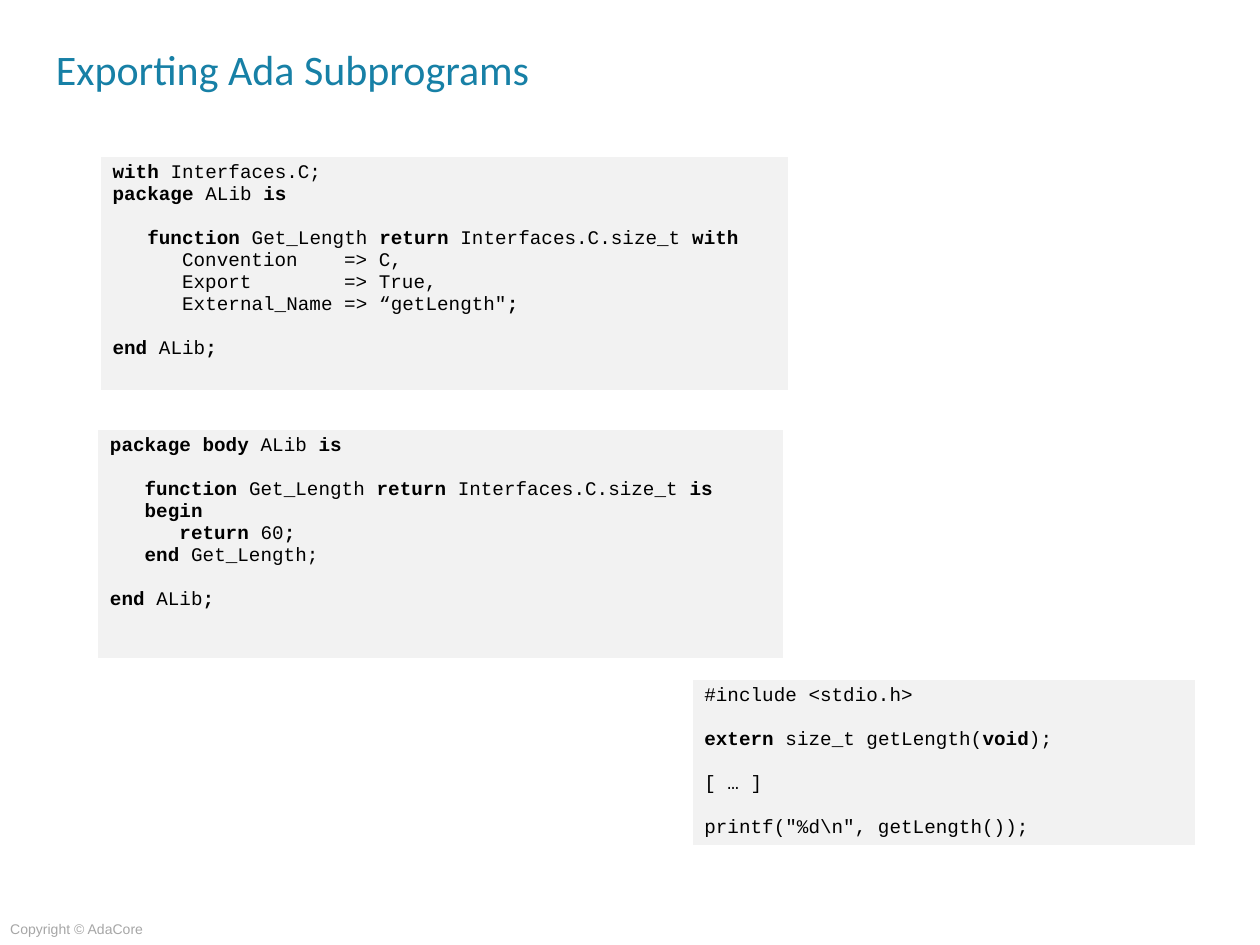
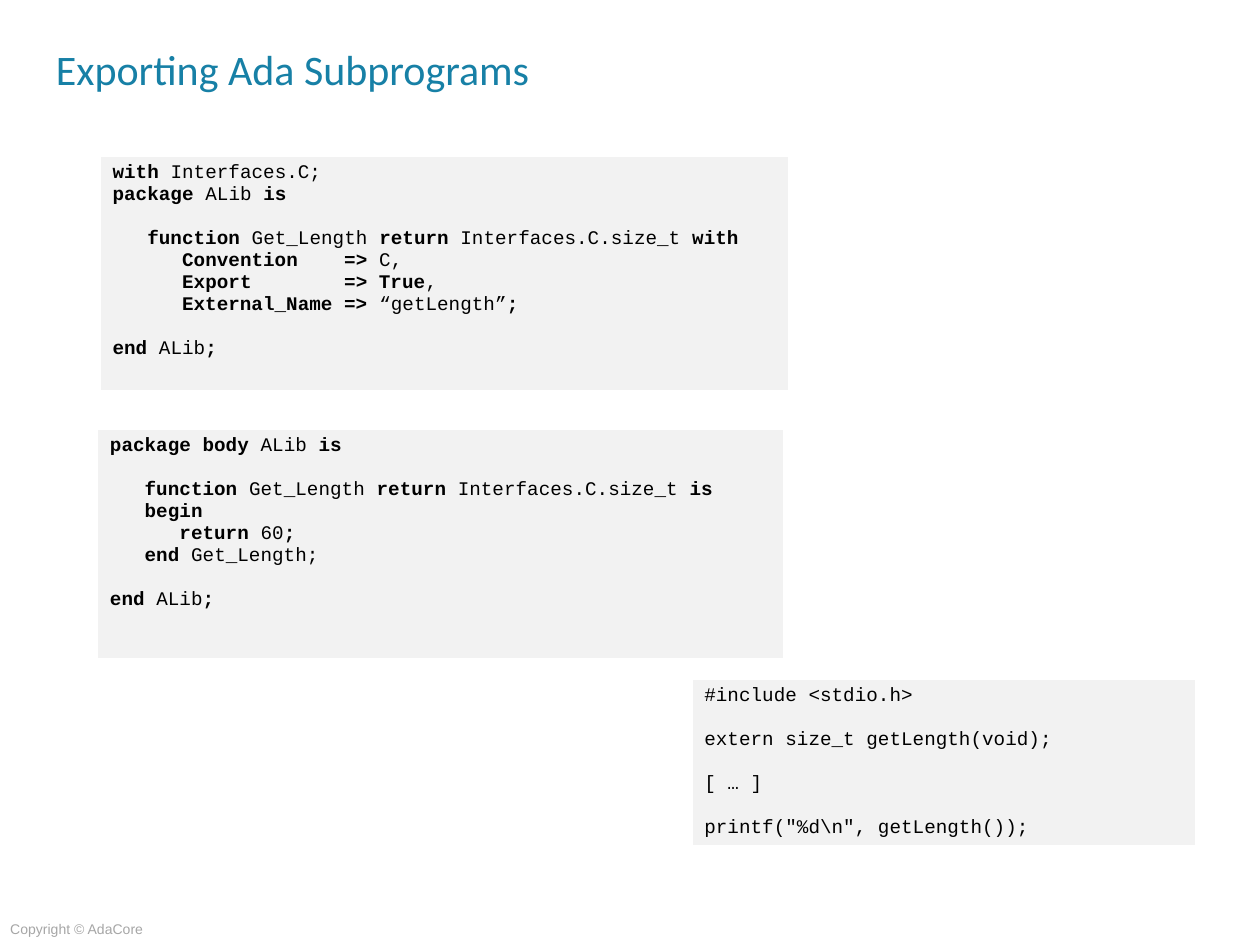
Before and after one commit to AdaCoreU/Courses, a slide deck: slide 5 of lectures/04_Mixed_Language_Programming_In_Ada/02_Ada_and_C/Slides/02_Ada_And_C.pptx. Drawn at 1260x945 pixels with LibreOffice and Linux fonts; fonts in the diff are those of the drawing; background and template pictures are left out. Boxes give left, top, right and bottom in pixels: in the first picture for what was removed or moved away, otherwise in the second. Text is boxed around its words. In the diff, an @@ line names an element or a change of style, - is before the commit and + after.

```diff
--- a/lectures/04_Mixed_Language_Programming_In_Ada/02_Ada_and_C/Slides/02_Ada_And_C.pptx
+++ b/lectures/04_Mixed_Language_Programming_In_Ada/02_Ada_and_C/Slides/02_Ada_And_C.pptx
@@ table at bbox=[100, 156, 789, 391] @@
@@ row 1, column 1: "with Interfaces.C; / package ALib is / function Get_Length return Interfaces.C.size_t with / Convention => C, / Export => True, / External_Name => “getLength"; / end ALib;" to "with Interfaces.C; / package ALib is / function Get_Length return Interfaces.C.size_t with / Convention => C, / Export => True, / External_Name => “getLength”; / end ALib;" @@
@@ table at bbox=[692, 679, 1196, 853] @@
@@ bold off in "extern getLength(void);" @@
```
Also in this commit, not shown: 27 other slides changed, 1 other file.
